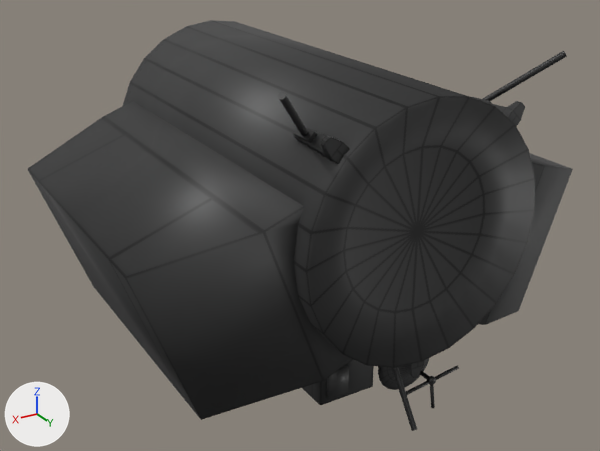
The FBX model ASTP/astp_progress2.0.fbx, before and after one commit.
One viewpoint serves both versions: a 50 mm lens placed at (1.62, 2.93, 1.09), pointed at (-0.01, 0.22, -0.26). The axes (+X, +Y, +Z) are drawn at lower left. The lights are the same throughout. Where no turn or scale is listed for an object, it has been applied to the vertices.

Names of what the first picture shows: 'Cube', 'Cube.002', 'Cylinder', 'Cylinder.002', 'QBlock.001', 'QBlock.004', 'QBlock.005', 'QBlock.007', 'QBlock.008', 'QBlock.009', 'QBlock.010'.
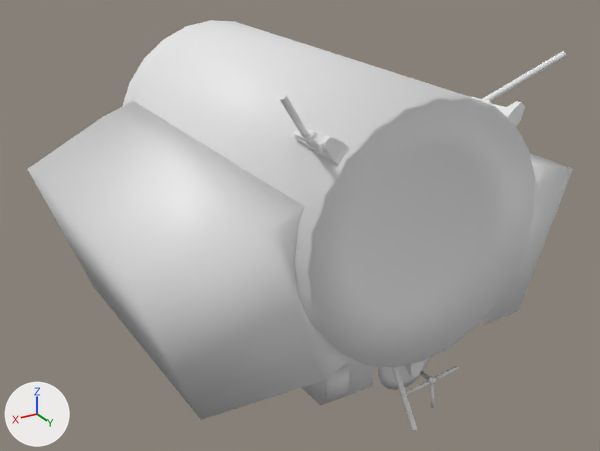
What differs and where, as boxes (x1, y1, x2, y2) in the pictures (600 x 451 px; the box of a moved part takes in the faces that stretch with it):
'Cylinder', recoloured (black to white): (123, 20, 535, 368) in both
'QBlock.008', recoloured (black to grey): (292, 128, 350, 164) in both
'QBlock.010', recoloured (black to white): (483, 51, 567, 101) in both
'Cylinder.002', recoloured (black to grey): (378, 358, 429, 390) in both
'QBlock.001', recoloured (black to grey): (326, 364, 349, 399) in both
'QBlock.004', recoloured (black to grey): (392, 367, 417, 431) in both
'QBlock.005', recoloured (black to white): (488, 101, 525, 126) in both
'QBlock.007', recoloured (black to grey): (278, 92, 308, 136) in both
'QBlock.009', recoloured (black to white): (293, 129, 317, 143) in both
part 1 of me_cube_002, built on: (28, 162, 573, 420) in both
part 2 of me_cube_002, recoloured (grey to white): (28, 101, 571, 278) in both
part 3 of me_cube, moved or reshaped: (302, 382, 321, 405) in both
part 4 of me_cube, recoloured (black to grey): (320, 359, 374, 405) in both

The change, as a list of edits to the scene's bpy script:
```text
Change me_cylinder:
    where me_cylinder.from_pydata(...)  # 122 vertices, 144 faces; spans x -0.46..0.46, y -1.56..0.19, z -0.46..0.46
    remove me_cylinder.materials.append(mat_tt_checker_1024x1024_color_grid)  # picture img_astp_texture_png
Change me_toolmesh_004:
    where me_toolmesh_004.from_pydata(...)  # 32 vertices, 18 faces; spans x -0.011..0.011, y 0.844..1.045, z -0.763..-0.487
    remove me_toolmesh_004.materials.append(mat_tt_checker_1024x1024_color_grid)  # picture img_astp_texture_png
Change me_toolmesh:
    where me_toolmesh.from_pydata(...)  # 8 vertices, 5 faces; spans x -0.0462..0.0462, y 0.0..0.0175, z -0.0573..0.0573
    remove me_toolmesh.materials.append(mat_tt_checker_1024x1024_color_grid)  # picture img_astp_texture_png
Change me_toolmesh_027:
    where me_toolmesh_027.from_pydata(...)  # 32 vertices, 20 faces; spans x -0.389..-0.306, y 0.789..1.03, z 0.306..0.39
    remove me_toolmesh_027.materials.append(mat_tt_checker_1024x1024_color_grid)  # picture img_astp_texture_png
Change me_toolmesh_005:
    where me_toolmesh_005.from_pydata(...)  # 32 vertices, 18 faces; spans x -0.544..-0.34, y 0.844..1.045, z 0.34..0.544
    remove me_toolmesh_005.materials.append(mat_tt_checker_1024x1024_color_grid)  # picture img_astp_texture_png
Change me_toolmesh_025:
    where me_toolmesh_025.from_pydata(...)  # 32 vertices, 20 faces; spans x 0.306..0.39, y 0.789..1.03, z 0.306..0.389
    remove me_toolmesh_025.materials.append(mat_tt_checker_1024x1024_color_grid)  # picture img_astp_texture_png
Change me_cylinder_002:
    where me_cylinder_002.from_pydata(...)  # 218 vertices, 240 faces; spans x -0.133..0.133, y -0.146..0.014, z -0.133..0.133
    remove me_cylinder_002.materials.append(mat_tt_checker_1024x1024_color_grid)  # picture img_astp_texture_png
Change me_toolmesh_003:
    where me_toolmesh_003.from_pydata(...)  # 32 vertices, 18 faces; spans x 0.34..0.544, y 0.844..1.045, z 0.34..0.544
    remove me_toolmesh_003.materials.append(mat_tt_checker_1024x1024_color_grid)  # picture img_astp_texture_png
Change me_cube:
    remove me_cube.from_pydata(...)  # 26 vertices, 17 faces; spans x -0.089..0.155, y -0.772..0.283, z -0.178..0.186
    remove me_cube.materials.append(mat_tt_checker_1024x1024_color_grid)  # picture img_astp_texture_png
    add me_cube.from_pydata(...)  # 16 vertices, 18 faces; spans x -0.089..0.155, y -0.772..0.283, z -0.178..0.186
    me_cube part 3
    12 vertices are removed from x -0.089..0.155, y -0.66..0.225, z -0.178..0.186
    16 faces are deleted
    2 vertices are added at (-0.089, -0.772, -0.178), (0.155, -0.772, -0.178)
    17 new faces join them
    me_cube part 4: 1 face spanning x -0.089..0.155, y 0.283, z -0.178..0.017 switches from mat_tt_checker_1024x1024_color_grid (picture img_astp_texture_png) to no material
Change me_cube_002:
    remove me_cube_002.from_pydata(...)  # 48 vertices, 18 faces; spans x -0.93..0.93, y -0.44..0.98, z -0.6..0.18
    add me_cube_002.from_pydata(...)  # 60 vertices, 76 faces; spans x -0.93..0.93, y -0.44..0.98, z -0.6..0.18
    me_cube_002 part 1
    10 faces are deleted
    12 vertices are added at x -0.83..0.83, y -0.44..0.98, z -0.3..-0.17
    68 new faces join them
    me_cube_002 part 2: 8 faces spanning x -0.93..0.93, y -0.44..0.98, z -0.6..0.18 switch from mat_tt_checker_1024x1024_color_grid (picture img_astp_texture_png) to no material
Change me_toolmesh_009:
    where me_toolmesh_009.from_pydata(...)  # 8 vertices, 5 faces; spans x 0.3357..0.3709, y 0.811..0.9045, z 0.3354..0.3707
    remove me_toolmesh_009.materials.append(mat_tt_checker_1024x1024_color_grid)  # picture img_astp_texture_png
```
